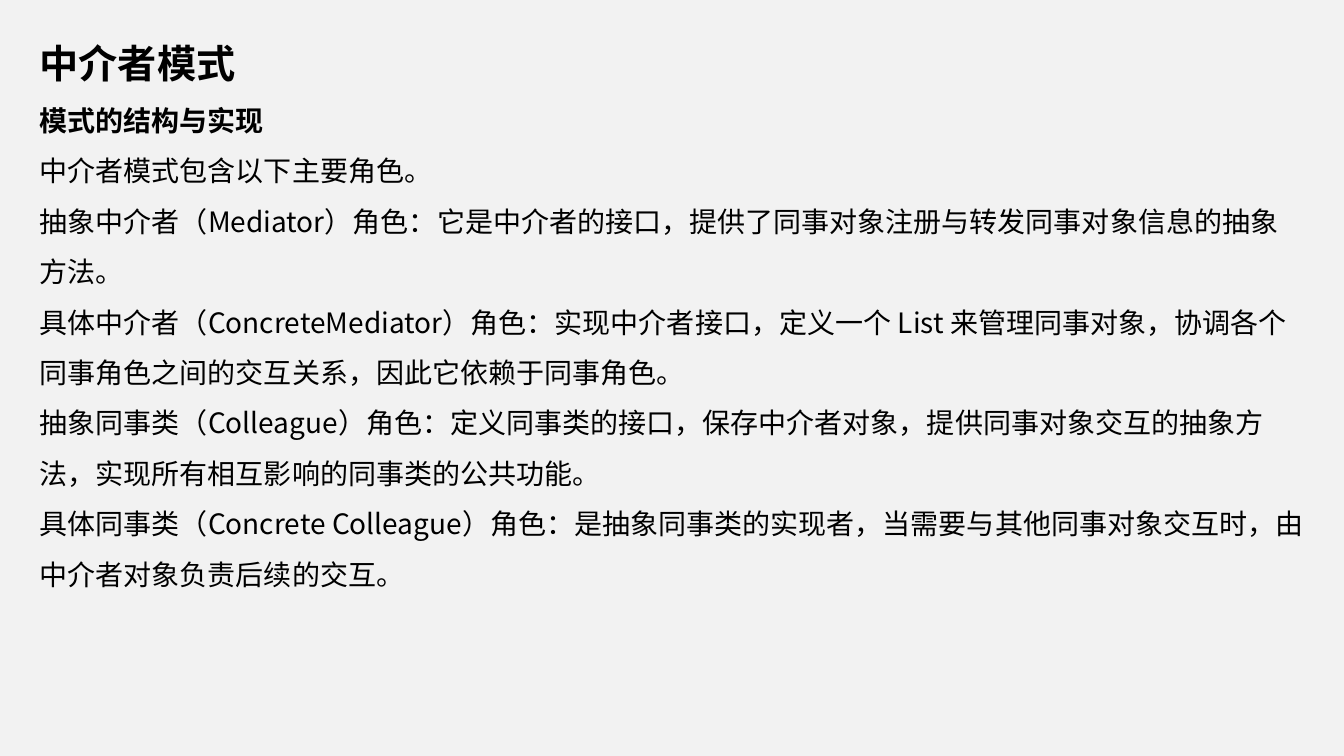
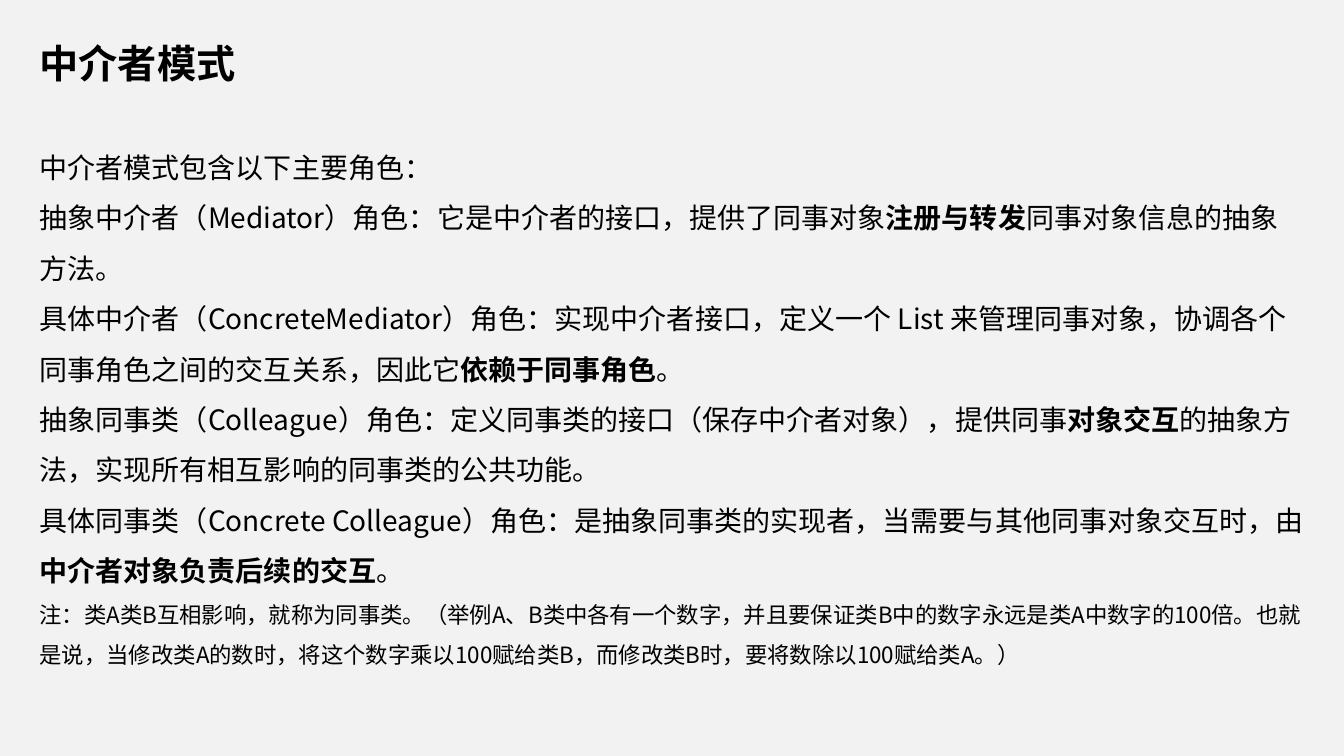
Before and after one commit to yangxueping1993/Java, a slide deck: slide 5 of 中介者模式和解释器模式.ppt (slide 6 before the commit). Drawn at 1344x756 pixels with LibreOffice and Linux fonts; fonts in the diff are those of the drawing. Boxes give left, top, right and bottom in pixels: in the first picture for what was removed or moved away, otherwise in the second. Text is boxed around its words. In the diff, an @@ line names an element or a change of style, - is before the commit and + after.

```diff
--- a/中介者模式和解释器模式.ppt
+++ b/中介者模式和解释器模式.ppt
@@ subtitle at [40, 154, 433, 181]: text changed @@
-    模式的结构与实现
-    中介者模式包含以下主要角色。
+    中介者模式包含以下主要角色：
@@ subtitle at [40, 204, 1303, 584]: bold on in "抽象中介者（Mediator）角色：它是中介者的接口，提供了同事对象注册与转发同事对象信息的抽象方法。", "来管理同事对象，协调各个同事角色之间的交互关系，因此它依赖于同事角色。", "Colleague）角色：是抽象同事类的实现者，当需要与其他同事对象交互时，由中介者对象负责后续的交互。" @@
@@ subtitle at [40, 406, 1292, 483]: text changed @@
-    抽象同事类（Colleague）角色：定义同事类的接口，保存中介者对象，提供同事对象交互的抽象方法，实现所有相互影响的同事类的公共功能。
+    抽象同事类（Colleague）角色：定义同事类的接口（保存中介者对象），提供同事对象交互的抽象方法，实现所有相互影响的同事类的公共功能。
@@ subtitle at [40, 604, 1301, 666]: paragraph added @@
+    注：类A类B互相影响，就称为同事类。（举例A、B类中各有一个数字，并且要保证类B中的数字永远是类A中数字的100倍。也就是说，当修改类A的数时，将这个数字乘以100赋给类B，而修改类B时，要将数除以100赋给类A。）
```
Also in this commit, not shown: 8 other slides changed, 11 slides added, 5 slides removed, 6 other files.
